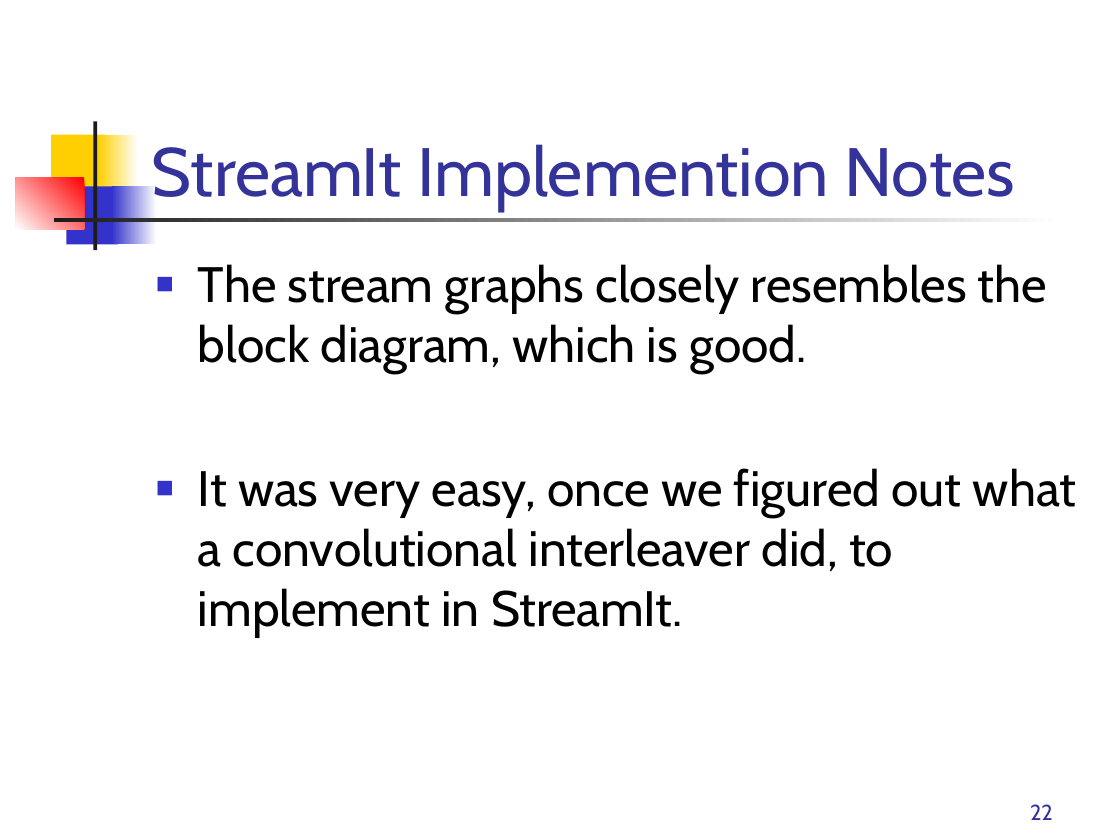
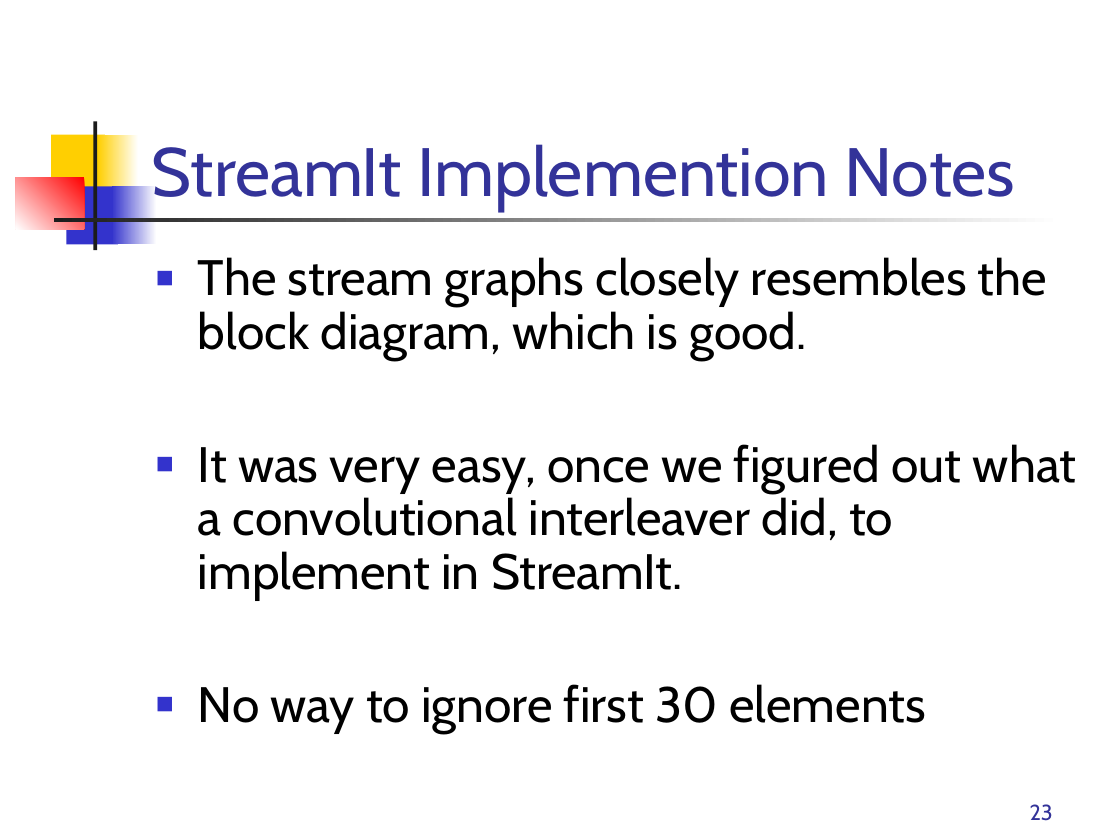
Before and after one commit to rrnewton/StreamIt, a slide deck: slide 23 of streams/apps/applications/hdtv/docs/Streamit-HDTV.ppt (slide 22 before the commit). Drawn at 1120x840 pixels with LibreOffice and Linux fonts; fonts in the diff are those of the drawing. Boxes give left, top, right and bottom in pixels: in the first picture for what was removed or moved away, otherwise in the second. Text is boxed around its words. In the diff, an @@ line names an element or a change of style, - is before the commit and + after.

```diff
--- a/streams/apps/applications/hdtv/docs/Streamit-HDTV.ppt
+++ b/streams/apps/applications/hdtv/docs/Streamit-HDTV.ppt
@@ text at [198,257,1076,600]: line spacing 1 to 0.9 @@
@@ text at [198,684,925,732]: paragraph added @@
+■ No way to ignore first 30 elements
@@ page number at [1030,804,1053,821]: text changed @@
-22
+23
```
Also in this commit, not shown: 7 other slides changed, 1 slide added, 1 other file.
